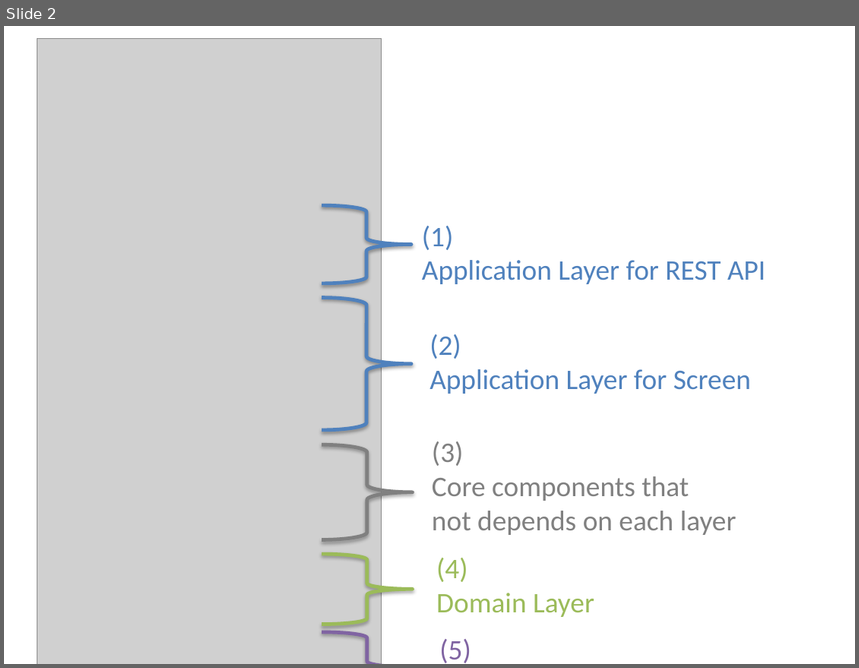
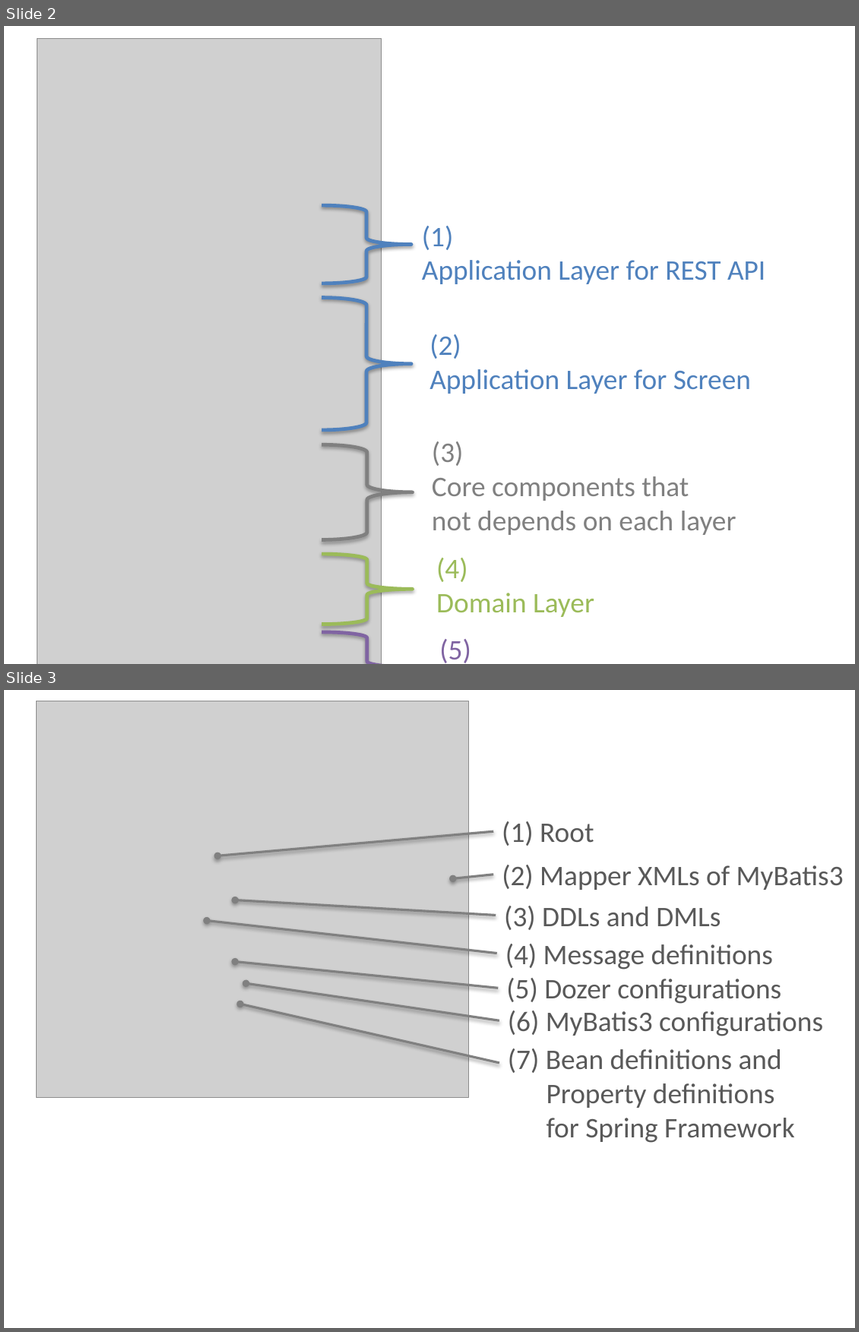
Before and after one commit to kazuki43zoo/demo-application, a slide deck: images/material.pptx. Shown one above the other, each under a label of ours: slide 2 before the commit, slides 2 and 3 after it. The pictures are 859x668 and 859x1332 pixels, drawn with LibreOffice and Linux fonts; fonts in the diff are those of the drawing; grey boxes stand for pictures. Boxes give left, top, right and bottom in pixels: in the first picture for what was removed or moved away, otherwise in the second. Text is boxed around its words. In the diff, an @@ line names an element or a change of style, - is before the commit and + after.

```diff
--- a/images/material.pptx
+++ b/images/material.pptx
@@ slide 3 added at [4,690,855,1328], background #FFFFFF @@
@@ picture added at [37,701,469,1097] @@
@@ text added at [502,821,594,846], 24 pt, text #595959 @@
+(1) Root
@@ arrow added from (493, 831) to (218, 856), #808080 2 pt @@
@@ text added at [502,865,844,890], 24 pt, text #595959 @@
+(2) Mapper XMLs of MyBatis3
@@ arrow added from (493, 875) to (453, 879), #808080 2 pt @@
@@ arrow added from (496, 916) to (236, 901), #808080 2 pt @@
@@ text added at [504,906,721,930], 24 pt, text #595959 @@
+(3) DDLs and DMLs
@@ arrow added from (496, 953) to (207, 921), #808080 2 pt @@
@@ arrow added from (499, 988) to (236, 961), #808080 2 pt @@
@@ text added at [506,944,773,970], 24 pt, text #595959 @@
+(4) Message definitions
@@ arrow added from (500, 1021) to (246, 983), #808080 2 pt @@
@@ text added at [506,978,781,1004], 24 pt, text #595959 @@
+(5) Dozer configurations
@@ arrow added from (500, 1063) to (240, 1004), #808080 2 pt @@
@@ text added at [508,1011,823,1037], 24 pt, text #595959 @@
+(6) MyBatis3 configurations
@@ text added at [508,1049,794,1143], 24 pt, text #595959 @@
+(7) Bean definitions and
+Property definitions
+for Spring Framework
```
Also in this commit, not shown: 3 other files.
